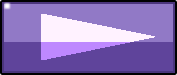
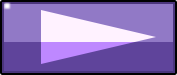
The second 177x75 image is a revision of the first. Changes to its layers:
hid "Layer 1" over [47, 14, 155, 60]
added layer "Polygon 1" (overlay) above "Layer 3" over [41, 10, 156, 64]
